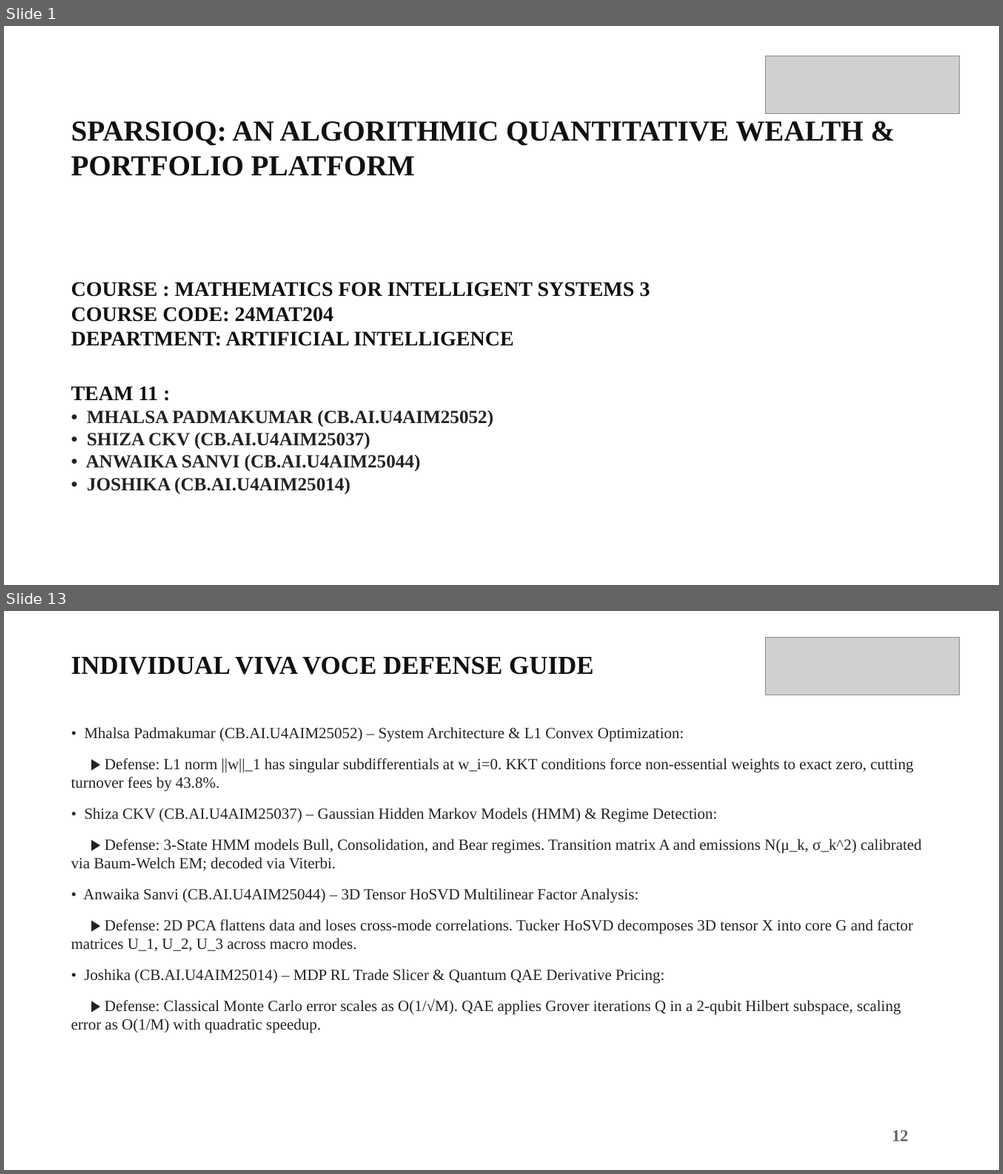
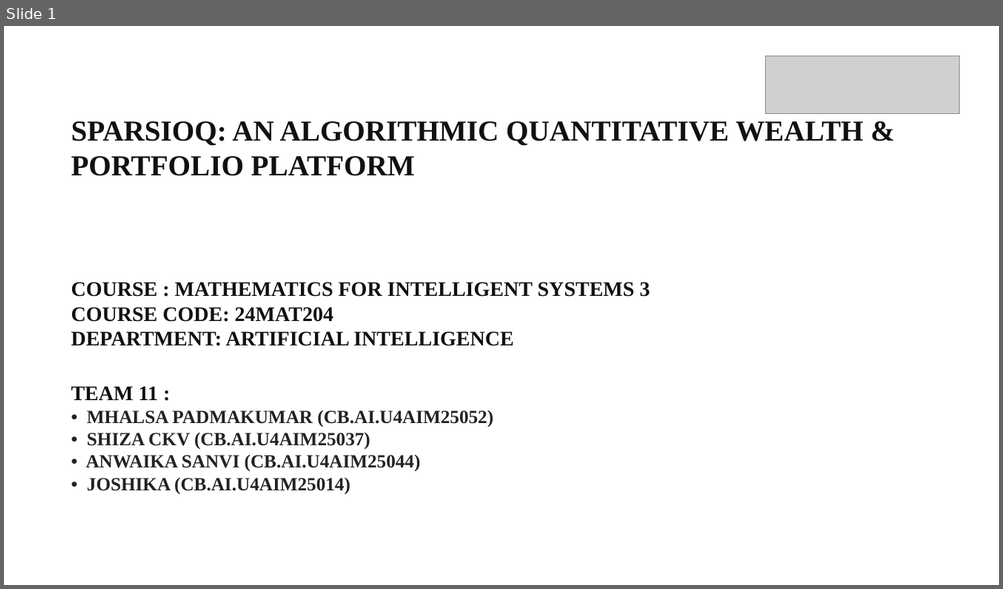
Before and after one commit to mhalsa-aine/SparsioQ-Platform, a slide deck: SparsioQ_Final_Project_Review_Presentation.pptx. Shown one above the other, each under a label of ours: slides 1 and 13 before the commit, slide 1 after it; the slides between them are not shown. The pictures are 1003x1174 and 1003x589 pixels, drawn with LibreOffice and Linux fonts; fonts in the diff are those of the drawing; grey boxes stand for pictures. Boxes give left, top, right and bottom in pixels: in the first picture for what was removed or moved away, otherwise in the second. Text is boxed around its words. In the diff, an @@ line names an element or a change of style, - is before the commit and + after.

```diff
--- a/SparsioQ_Final_Project_Review_Presentation.pptx
+++ b/SparsioQ_Final_Project_Review_Presentation.pptx
@@ slide 13 removed at (x1=4, y1=611, x2=999, y2=1170), background #FFFFFF @@
@@ rectangle removed at (x1=4, y1=611, x2=999, y2=1170) @@
@@ picture removed at (x1=765, y1=637, x2=959, y2=695) @@
@@ text removed at (x1=71, y1=657, x2=594, y2=675) @@
-INDIVIDUAL VIVA VOCE DEFENSE GUIDE
@@ text removed at (x1=71, y1=727, x2=922, y2=1034) @@
-• Mhalsa Padmakumar (CB.AI.U4AIM25052) – System Architecture & L1 Convex Optimization:
-▶ Defense: L1 norm ||w||_1 has singular subdifferentials at w_i=0. KKT conditions force non-essential weights to exact zero, cutting turnover fees by 43.8%.
-• Shiza CKV (CB.AI.U4AIM25037) – Gaussian Hidden Markov Models (HMM) & Regime Detection:
-▶ Defense: 3-State HMM models Bull, Consolidation, and Bear regimes. Transition matrix A and emissions N(μ_k, σ_k^2) calibrated via Baum-Welch EM; decoded via Viterbi.
-• Anwaika Sanvi (CB.AI.U4AIM25044) – 3D Tensor HoSVD Multilinear Factor Analysis:
-▶ Defense: 2D PCA flattens data and loses cross-mode correlations. Tucker HoSVD decomposes 3D tensor X into core G and factor matrices U_1, U_2, U_3 across macro modes.
-• Joshika (CB.AI.U4AIM25014) – MDP RL Trade Slicer & Quantum QAE Derivative Pricing:
-▶ Defense: Classical Monte Carlo error scales as O(1/√M). QAE applies Grover iterations Q in a 2-qubit Hilbert subspace, scaling error as O(1/M) with quadratic speedup.
@@ text removed at (x1=891, y1=1130, x2=908, y2=1142) @@
-12
```
Also in this commit, not shown: 9 slides changed, 2 slides added, 2 other slides removed.
